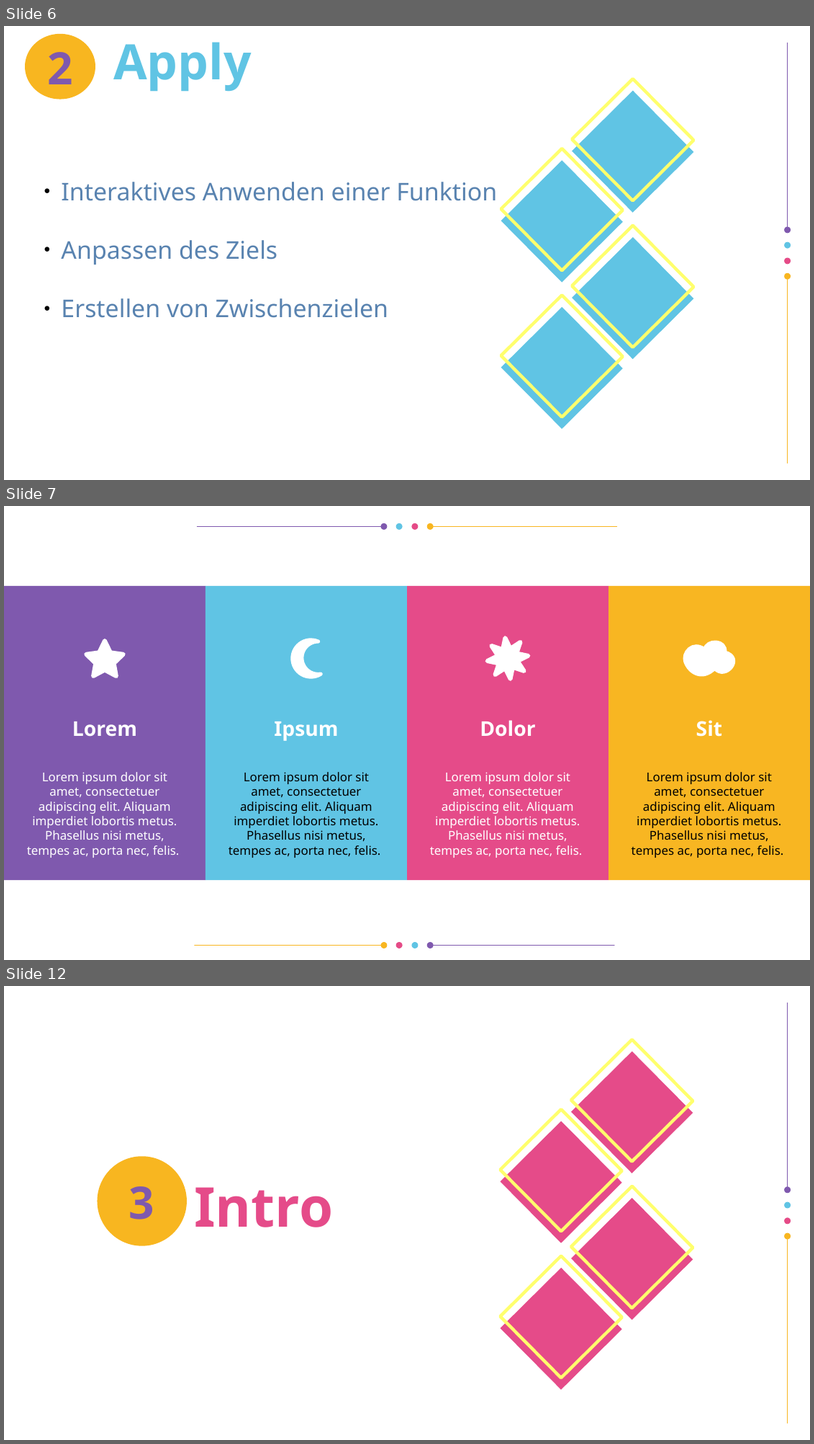
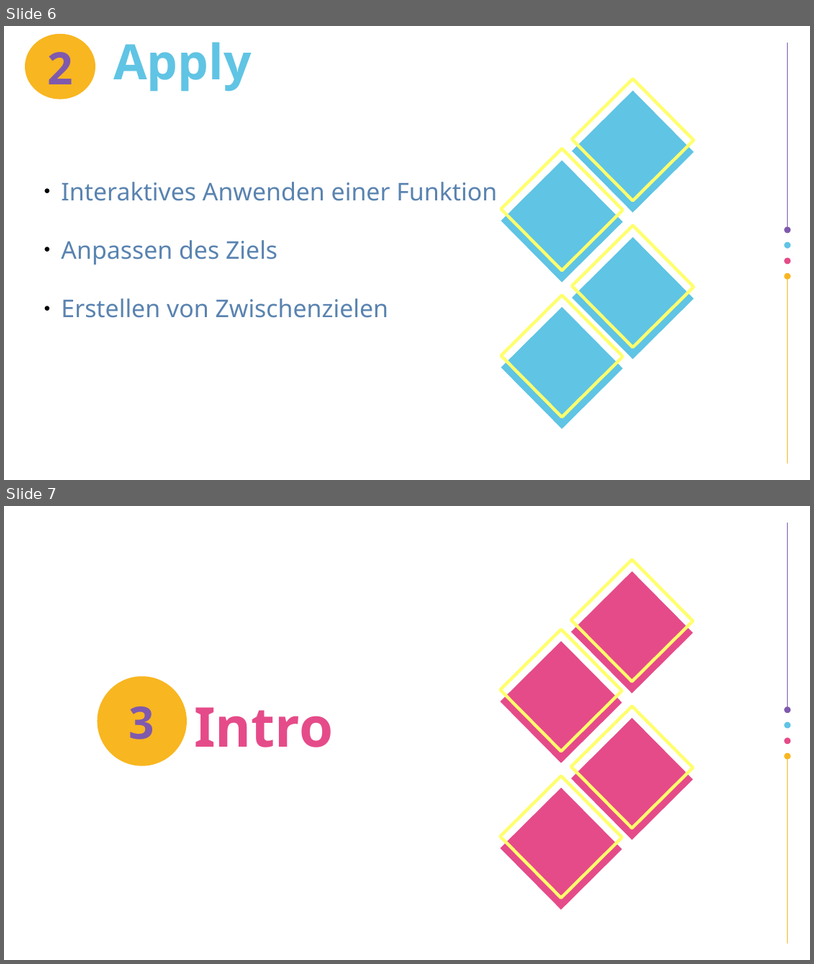
Before and after one commit to airberlin1/ProseminarBeweisassistenten, a slide deck: presentation.odp. Shown one above the other, each under a label of ours: slides 6, 7 and 12 before the commit, slides 6 and 7 after it; the slides between them are not shown. The pictures are 814x1444 and 814x964 pixels, drawn with LibreOffice and Linux fonts; fonts in the diff are those of the drawing; background and template pictures are left out. Boxes give left, top, right and bottom in pixels: in the first picture for what was removed or moved away, otherwise in the second. Text is boxed around its words. In the diff, an @@ line names an element or a change of style, - is before the commit and + after.

```diff
--- a/presentation.odp
+++ b/presentation.odp
@@ slide 7 removed at (4, 506, 810, 960), background #FFFFFF @@
@@ group removed at (197, 523, 617, 530): 6 freeform shapes @@
@@ freeform shape removed at (4, 586, 206, 880) @@
@@ freeform shape removed at (206, 586, 408, 880) @@
@@ freeform shape removed at (407, 586, 610, 880) @@
@@ freeform shape removed at (610, 586, 810, 880) @@
@@ freeform shape removed at (86, 641, 124, 676) @@
@@ freeform shape removed at (86, 641, 124, 676) @@
@@ freeform shape removed at (292, 640, 321, 677) @@
@@ freeform shape removed at (293, 640, 322, 677) @@
@@ freeform shape removed at (488, 638, 529, 679) @@
@@ freeform shape removed at (488, 638, 529, 679) @@
@@ freeform shape removed at (686, 642, 734, 674) @@
@@ freeform shape removed at (686, 642, 734, 674) @@
@@ title removed at (72, 721, 137, 736) @@
-Lorem
@@ title removed at (274, 721, 338, 741) @@
-Ipsum
@@ title removed at (480, 720, 535, 736) @@
-Dolor
@@ title removed at (697, 720, 723, 736) @@
-Sit
@@ title removed at (27, 772, 180, 857) @@
-Lorem ipsum dolor sit amet, consectetuer adipiscing elit. Aliquam imperdiet lobortis metus. Phasellus nisi metus, tempes ac, porta nec, felis.
@@ title removed at (229, 772, 381, 857) @@
-Lorem ipsum dolor sit amet, consectetuer adipiscing elit. Aliquam imperdiet lobortis metus. Phasellus nisi metus, tempes ac, porta nec, felis.
@@ title removed at (430, 772, 583, 857) @@
-Lorem ipsum dolor sit amet, consectetuer adipiscing elit. Aliquam imperdiet lobortis metus. Phasellus nisi metus, tempes ac, porta nec, felis.
@@ title removed at (632, 772, 784, 857) @@
-Lorem ipsum dolor sit amet, consectetuer adipiscing elit. Aliquam imperdiet lobortis metus. Phasellus nisi metus, tempes ac, porta nec, felis.
@@ group removed at (195, 942, 615, 949): 6 freeform shapes @@
@@ what was slide 12 is now slide 7 @@
```
Also in this commit, not shown: 1 slide changed, 6 other slides removed, 1 other file.
